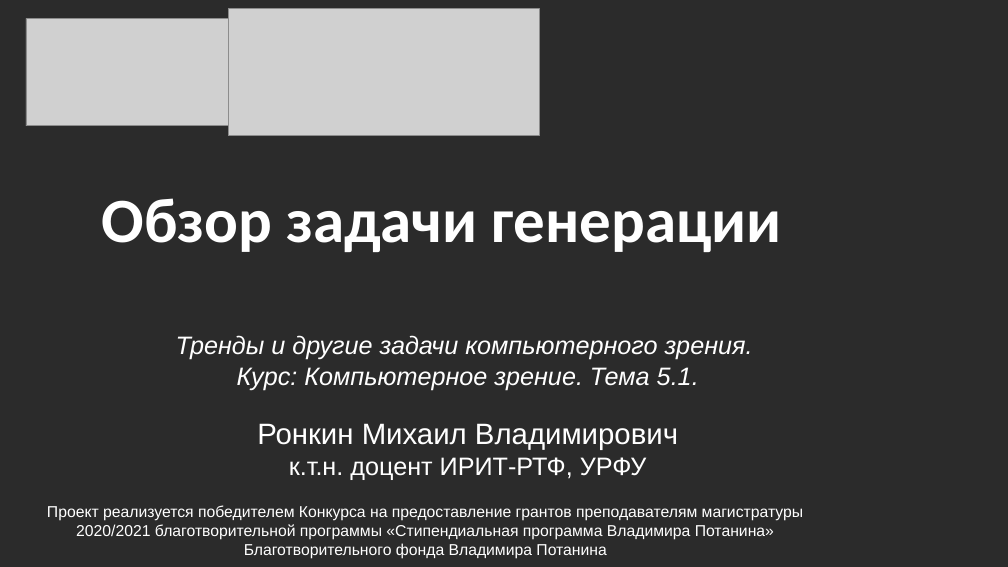
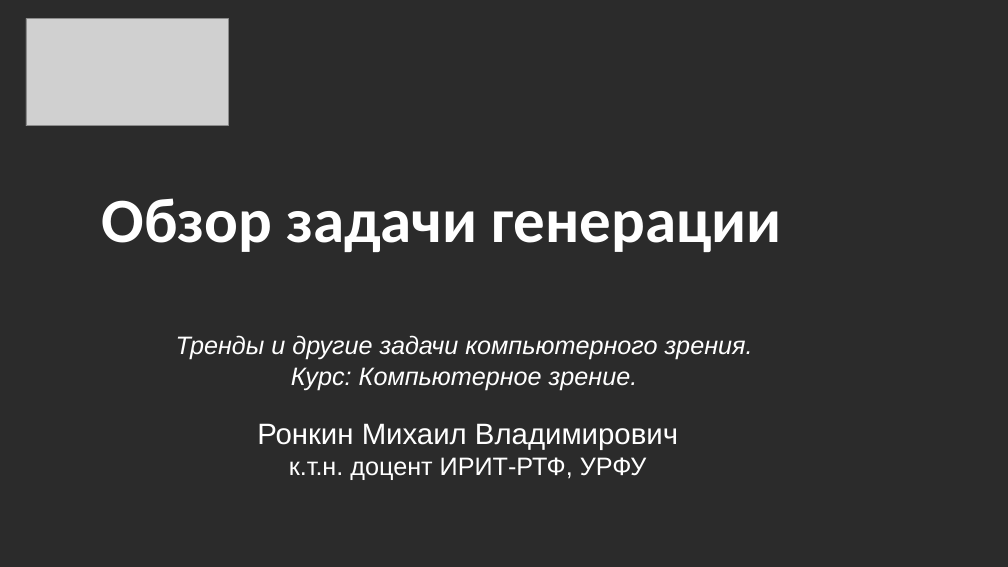
Before and after one commit to MVRonkin/Computer-Vision-Course_lec-practice, a slide deck: slide 1 of 2025/гении.pptx. Drawn at 1008x567 pixels with LibreOffice and Linux fonts; fonts in the diff are those of the drawing; grey boxes stand for pictures; background and template pictures are left out; a plain dark background stands for a picture behind light text. Boxes give left, top, right and bottom in pixels: in the first picture for what was removed or moved away, otherwise in the second. Text is boxed around its words. In the diff, an @@ line names an element or a change of style, - is before the commit and + after.

```diff
--- a/2025/гении.pptx
+++ b/2025/гении.pptx
@@ picture removed at [228, 8, 540, 135] @@
@@ text at [291, 367, 638, 390]: text changed @@
-Курс: Компьютерное зрение. Тема 5.1.
+Курс: Компьютерное зрение.
@@ text removed at [47, 505, 803, 559] @@
-Проект реализуется победителем Конкурса на предоставление грантов преподавателям магистратуры 2020/2021 благотворительной программы «Стипендиальная программа Владимира Потанина» Благотворительного фонда Владимира Потанина
```
Also in this commit, not shown: 2 other slides changed, 2 slides added.
